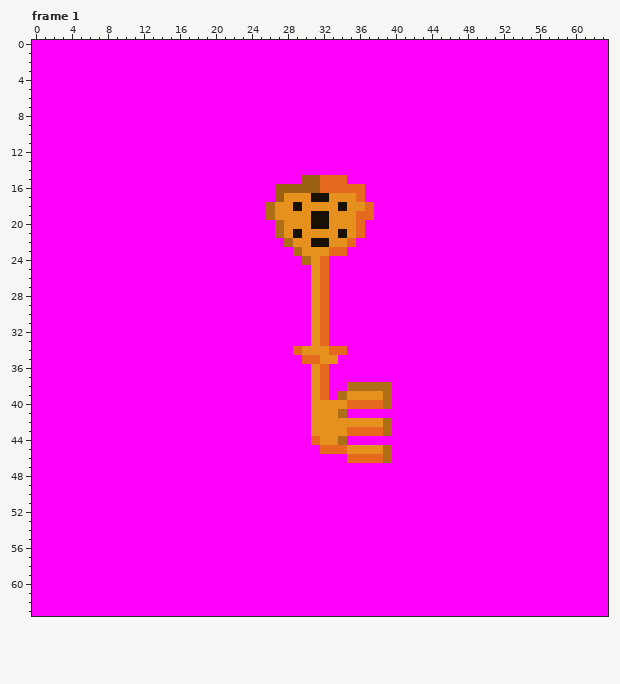
One commit to this pixel-art file: _assets/itens/key.ase. The picture above is the old version.
64x64 pixels, 6 frames. Shown: frame 1. The commit also changed other frames, which this record leaves out.
After the commit:
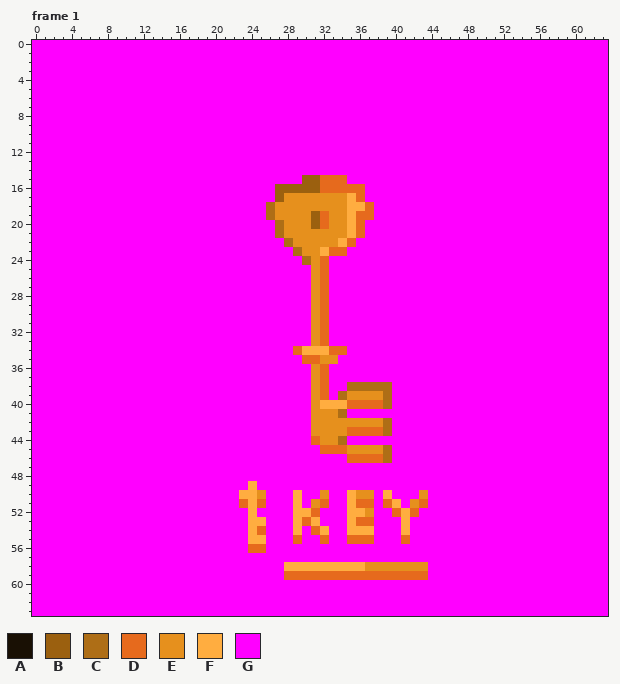
Palette (. is transparent): A #191004  B #9b600f  C #ae6e16  D #e66a1d  E #e6901d  F #ffad40  G #ff00ff
Diff:
layer "Layer 3" added
Changed rows in their new state; - is an unchanged pixel.
Frame 1, layers "Layer 3", "Layer 1":
first column x 29:
17 --EE--F-
18 E----EFF
19 --BD--F-
20 --BD--F-
21 E----EF-
22 --EE-F--
23 ---F----
first column x 30:
34 FFF
first column x 32:
40 FFF
first column x 23:
49 -F-------------------
50 FFE---F--E--FEE-F---E
51 DFD---F-ED--FDD-DF-ED
52 -F----FFD---FFE--DFD-
53 -FF---FDF---FDD---F--
54 -FD---F-DF--FFF---F--
55 -FF---D--D--DDD---D--
56 -DD------------------
58 -----FFFFFFFFFEEEEEEE
59 -----DDDDDDDDDDDDDDDD
